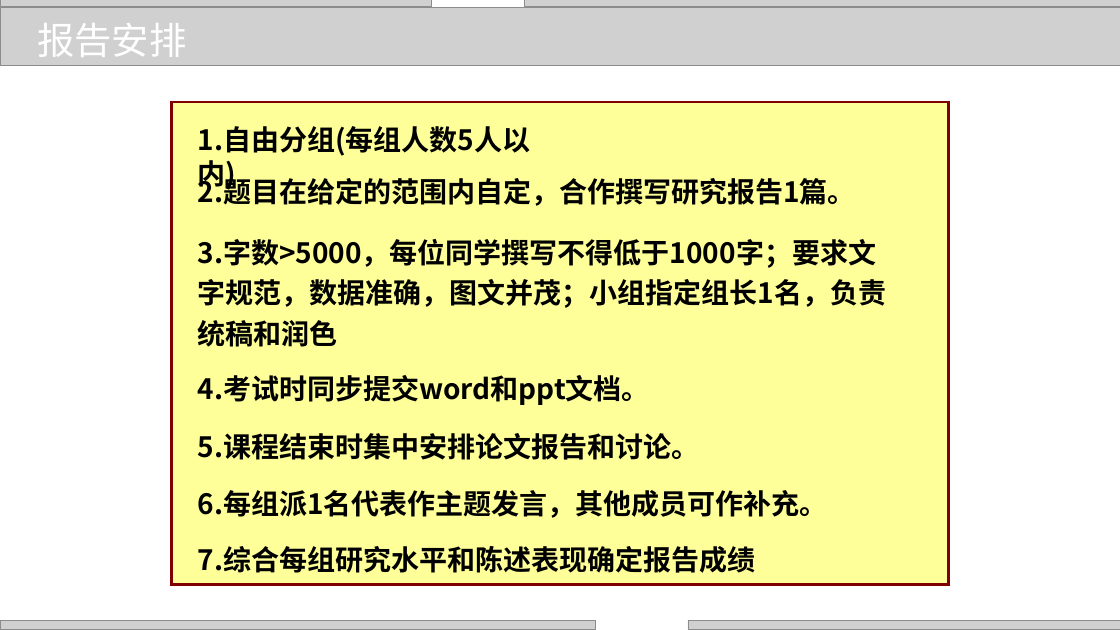
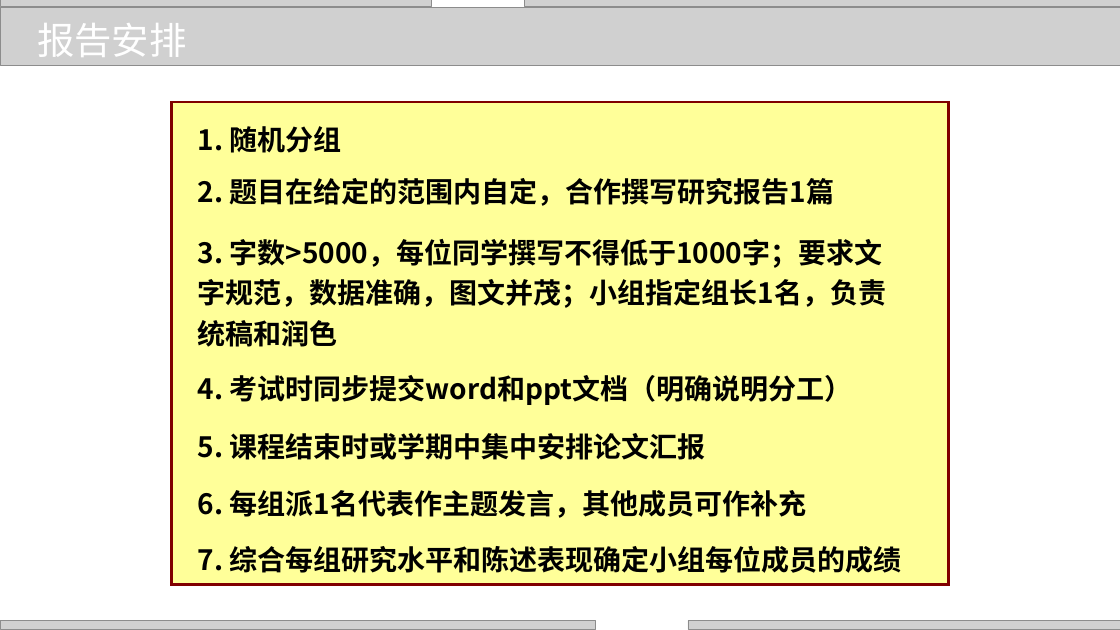
Before and after one commit to zhangjianzhang/internet_credit, a slide deck: slide 5 of files/slides/introduction.pptx. Drawn at 1120x630 pixels with LibreOffice and Linux fonts; fonts in the diff are those of the drawing; grey boxes stand for pictures; background and template pictures are left out. Boxes give left, top, right and bottom in pixels: in the first picture for what was removed or moved away, otherwise in the second. Text is boxed around its words. In the diff, an @@ line names an element or a change of style, - is before the commit and + after.

```diff
--- a/files/slides/introduction.pptx
+++ b/files/slides/introduction.pptx
@@ text at [198,126,342,153]: text changed @@
-1.自由分组(每组人数5人以内)
+1. 随机分组
@@ text at [198,178,835,206]: text changed @@
-2.题目在给定的范围内自定，合作撰写研究报告1篇。
+2. 题目在给定的范围内自定，合作撰写研究报告1篇
@@ text at [198,239,887,347]: spaces changed @@
-3.字数>5000，每位同学撰写不得低于1000字；要求文字规范，数据准确，图文并茂；小组指定组长1名，负责统稿和润色
+3. 字数>5000，每位同学撰写不得低于1000字；要求文字规范，数据准确，图文并茂；小组指定组长1名，负责统稿和润色
@@ text at [198,375,852,405]: text changed @@
-4.考试时同步提交word和ppt文档。
+4. 考试时同步提交word和ppt文档（明确说明分工）
@@ text at [198,433,706,460]: text changed @@
-5.课程结束时集中安排论文报告和讨论。
+5. 课程结束时或学期中集中安排论文汇报
@@ text at [198,490,807,518]: text changed @@
-6.每组派1名代表作主题发言，其他成员可作补充。
+6. 每组派1名代表作主题发言，其他成员可作补充
@@ text at [198,546,902,573]: text changed @@
-7.综合每组研究水平和陈述表现确定报告成绩
+7. 综合每组研究水平和陈述表现确定小组每位成员的成绩
```
Also in this commit, not shown: 3 other slides changed, 1 slide added, 1 slide removed, 7 other files.
